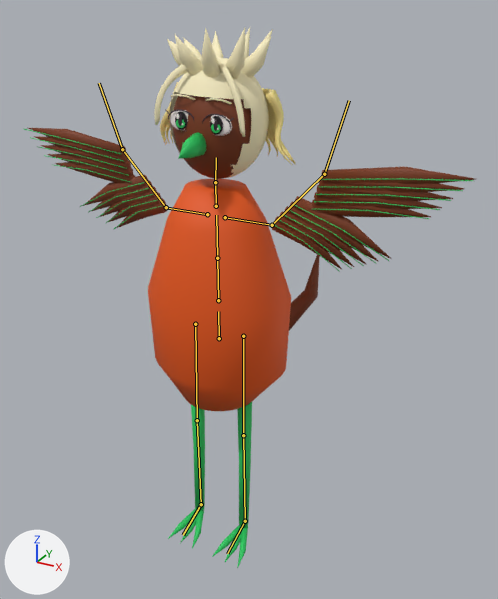
Before and after pictures for a commit that changed the glTF model output/anime-rigged-catalog-v3/robin/model.glb.
The view is the same before and after, from a 50 mm camera at (1.015, -1.654, 1.774) aimed at (0.034, 0.13, 0.882). Lighting does not change. The marker at lower left points along +X, +Y and +Z. The first picture is the older version. Both versions are drawn at frame 11 of the action 'level_up'; the numbers are the values there. The bones that change, and the others that lie on the model, are drawn over the model as lines.

In view in the first picture: 'Robin.SkinnedMesh'.
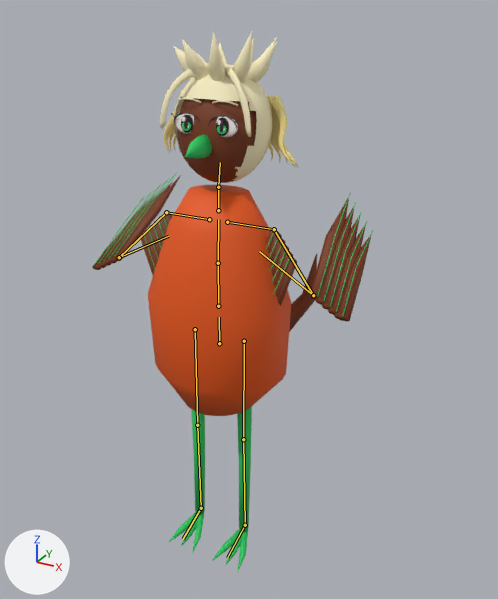
Changed parts and their boxes [x1, y1, x2, y2] in the pictures (498 x 599 px):
'Robin.SkinnedMesh', posed (38% narrower)
    before: [24, 28, 476, 568]
    after: [92, 31, 373, 572]
bone 'hips', root to tip
    before: (219, 338) to (218, 311)
    after: (219, 343) to (219, 317)
bone 'spine', root to tip
    before: (218, 300) to (217, 258)
    after: (218, 306) to (218, 263)
bone 'chest', root to tip
    before: (217, 258) to (216, 215)
    after: (218, 263) to (218, 219)
bone 'head', root to tip
    before: (215, 182) to (216, 157)
    after: (218, 187) to (220, 162)
bone 'leftUpperArm', root to tip
    before: (272, 225) to (324, 174)
    after: (274, 229) to (313, 295)
bone 'leftLowerArm', root to tip
    before: (324, 174) to (349, 100)
    after: (313, 295) to (259, 251)
bone 'rightUpperArm', root to tip
    before: (166, 207) to (122, 149)
    after: (166, 212) to (119, 257)
bone 'rightLowerArm', root to tip
    before: (122, 149) to (99, 83)
    after: (119, 257) to (168, 236)

The edits, one by one:
Object 'Rig' (bone_rig_object) moves from (0.0, 0.0, 0.0) to (0.0, 0.0, -0.034).
Bone 'hips' (bone_hips) moves from (0.0, 0.0, 0.0) to (0.0, 0.017, 0.0).
Bone 'hips' (bone_hips) turns from (0, 0, 0) to (0, 2, 0) degrees about its own x, y and z.
Bone 'spine' (bone_spine) turns from (1, 0, 0) to (-1, 0, 0) degrees about its own x, y and z.
Bone 'chest' (bone_chest) turns from (0, 0, 0) to (-2, 0, 0) degrees about its own x, y and z.
Bone 'head' (bone_head) turns from (-3, 0, -2) to (-5, 0, 0) degrees about its own x, y and z.
Bone 'leftUpperArm' (bone_leftupperarm) moves from (-0.003, 0.0, 0.0) to (0.0, 0.0, 0.0).
Bone 'leftUpperArm' (bone_leftupperarm) turns from (47, -1, 0) to (-45, -5, -13) degrees about its own x, y and z.
Bone 'leftLowerArm' (bone_leftlowerarm) turns from (26, -1, -4) to (-146, -58, -19) degrees about its own x, y and z.
Bone 'rightUpperArm' (bone_rightupperarm) moves from (0.003, 0.0, 0.0) to (0.0, 0.0, 0.0).
Bone 'rightUpperArm' (bone_rightupperarm) turns from (47, 1, 0) to (-45, 5, 13) degrees about its own x, y and z.
Bone 'rightLowerArm' (bone_rightlowerarm) turns from (26, 1, 4) to (-146, 58, 19) degrees about its own x, y and z.
